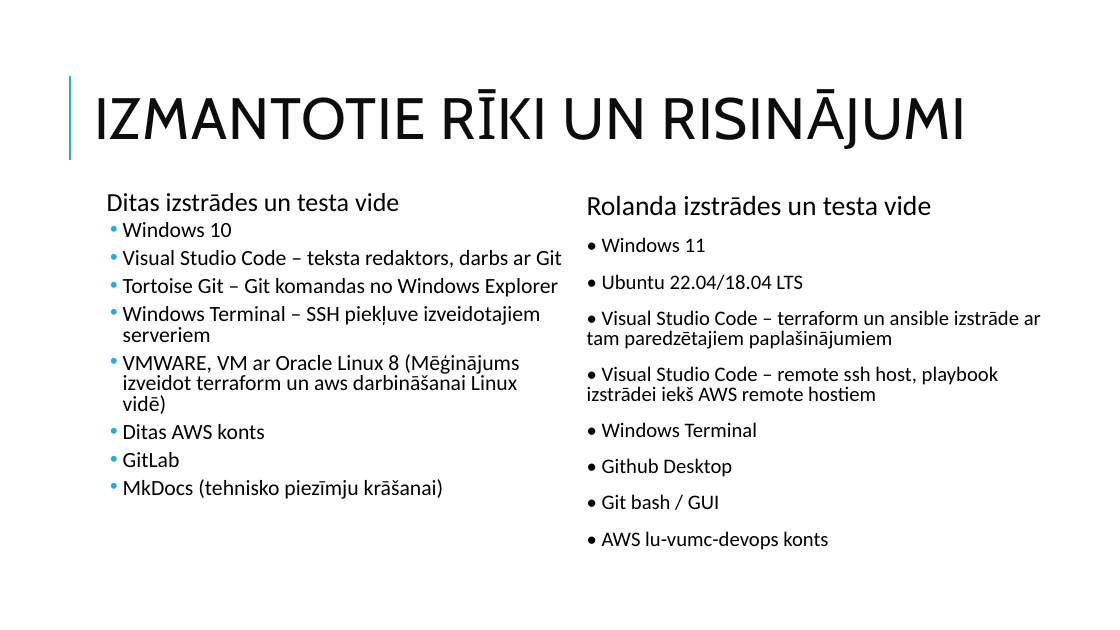
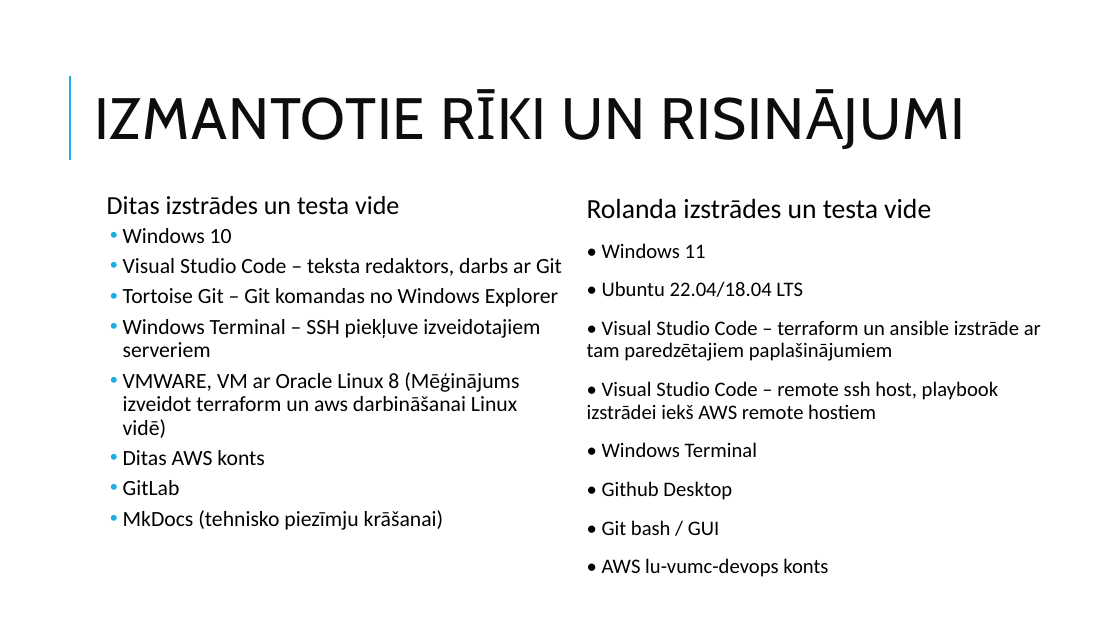
Before and after one commit to DitaGabalina/devops_db_group, a slide deck: slide 5 of docs/Slaidi.2022.07.04_v2.pptx. Drawn at 1120x630 pixels with LibreOffice and Linux fonts; fonts in the diff are those of the drawing. Boxes give left, top, right and bottom in pixels: in the first picture for what was removed or moved away, otherwise in the second. Text is boxed around its words. In the diff, an @@ line names an element or a change of style, - is before the commit and + after.

```diff
--- a/docs/Slaidi.2022.07.04_v2.pptx
+++ b/docs/Slaidi.2022.07.04_v2.pptx
@@ title "IZMANTOTIE RĪKI UN RISINĀJUMI" at bbox=[94, 97, 646, 140]: letter spacing 0.9 to 0.8 pt @@
@@ text "Ditas izstrādes un testa vide" at bbox=[107, 196, 562, 530]: line spacing 0.8 to 0.9 @@
@@ text "Rolanda izstrādes un testa vide" at bbox=[587, 198, 1041, 577]: line spacing 0.8 to 0.9 @@
```
Also in this commit, not shown: 15 other slides changed, 3 slides added, 1 slide removed, 1 other file.
